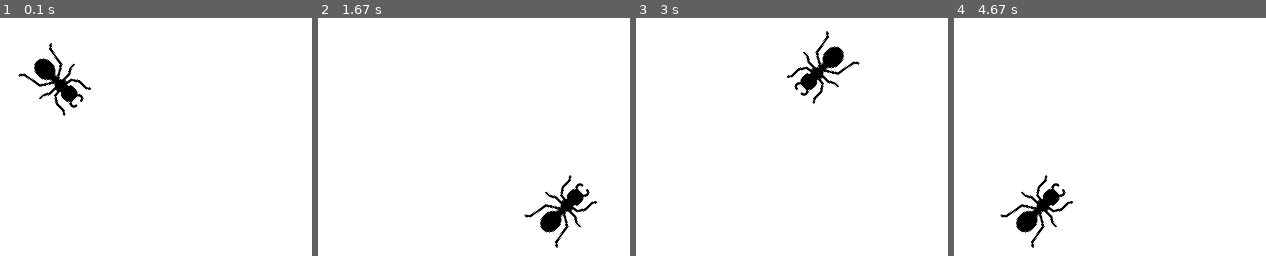
Above: before the commit, frames 1-4 (left to right).
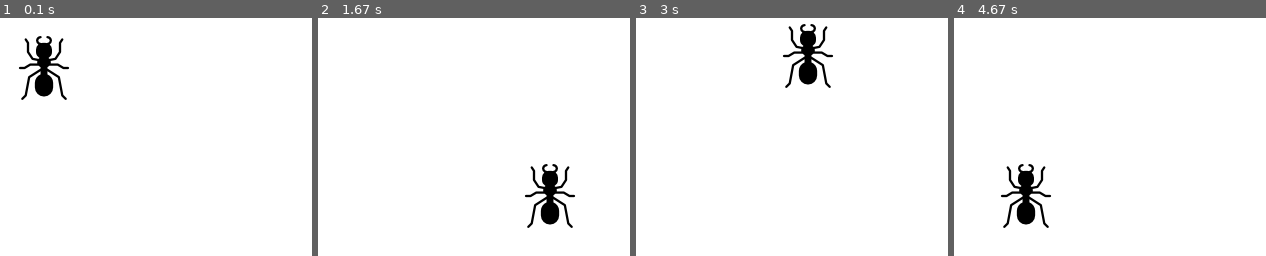
Above: after the commit, the same moments.

Repository: flongford/pygame-examples
Game: pygame game, started from ant_example.py
The game is run twice, just before and just after one commit, with the same random seed, the same clock (stepped at 60 frames per second) and the same inputs.
Inputs:
- Up to frame 1 (0.1 s): no input
- Up to frame 2 (1.67 s): no input
- Up to frame 3 (3 s): no input
- Up to frame 4 (4.67 s): no input

The runs differ from the first frame. In frame 1, 2.5% of the frame differs, in the area x 5-30%, y 7-42%; in frame 2, 2.7%, in the area x 66-90%, y 61-97%; in frame 3, 2.7%; in frame 4, 2.7%.

Commit message:
CLN: tidying up code

Diff:
--- a/ant_example.py
+++ b/ant_example.py
@@ -1,6 +1,6 @@
 import pygame
 from pygame.transform import rotate
-from pygame.sprite import Sprite
+from pygame.sprite import Sprite, Group
 from pygame.math import Vector2
 
 SIZE = (320, 240)
@@ -11,11 +11,11 @@
 
     def __init__(self, size=(25, 25), speed=(2, 2)):
         # Call the parent class (Sprite) constructor
-        pygame.sprite.Sprite.__init__(self)
+        super(Ant, self).__init__()
 
         # Load an image of the ant
-        self.surface = pygame.image.load("ant_worker.png")
-        self.rect = self.surface.get_rect()
+        self.image = pygame.image.load("ant_worker.png")
+        self.rect = self.image.get_rect()
         self.rect.inflate(*size)
         self.vector = Vector2(speed)
 
@@ -34,7 +34,7 @@
 
     def draw(self, surface):
         angle = self.vector.angle_to(Vector2(0, -1))
-        surface.blit(rotate(self.surface, angle), self.rect)
+        surface.blit(rotate(self.image, angle), self.rect)
 
 
 if __name__ == '__main__':
@@ -45,6 +45,8 @@
 
     ant = Ant()
 
+    colony = Group(ant)
+
     running = True
 
     while running:
@@ -53,8 +55,8 @@
             if event.type == pygame.QUIT:
                 running = False
 
-        ant.update()
+        colony.update()
 
         screen.fill(WHITE)
-        ant.draw(screen)
+        colony.draw(screen)
         pygame.display.flip()
--- a/ball_example.py
+++ b/ball_example.py
@@ -2,19 +2,21 @@
 
 
 # NOTE: this appears in many code examples but actually just
-#  performs a load of module imports so is optional
-# pygame.init()
+#  performs a load of module imports so is optional in many
+#  situations
+pygame.init()
 
-size = width, height = 320, 240
-speed = [2, 2]
-black = (0, 0, 0)
+SIZE = width, height = (320, 240)
+BLACK = (0, 0, 0)
 
 
 if __name__ == '__main__':
 
     # Creates a graphical window, based on system hardware
     # settings
-    screen = pygame.display.set_mode(size)
+    screen = pygame.display.set_mode(SIZE)
+
+    speed = [2, 2]
 
     ball = pygame.image.load("intro_ball.gif")
 
@@ -28,6 +30,8 @@
             if event.type == pygame.QUIT:
                 running = False
 
+        ball_rect = ball.get_rect()
+
         ball_rect = ball_rect.move(speed)
 
         if ball_rect.left < 0 or ball_rect.right > width:
@@ -36,6 +40,6 @@
         if ball_rect.top < 0 or ball_rect.bottom > height:
             speed[1] = -speed[1]
 
-        screen.fill(black)
+        screen.fill(BLACK)
         screen.blit(ball, ball_rect)
         pygame.display.flip()
--- a/pygame_gui_example.py
+++ b/pygame_gui_example.py
@@ -1,9 +1,12 @@
 import pygame
 from pygame.transform import rotate
-from pygame.sprite import Sprite
+from pygame.sprite import Sprite, Group
 from pygame.math import Vector2
 import pygame_gui
 from pygame_gui.elements import UIButton
+
+# Here we need to call init to load font text for the buttons
+pygame.init()
 
 SCREEN_SIZE = (300, 400)
 MAP_SIZE = (300, 320)
@@ -16,11 +19,11 @@
 
     def __init__(self, size=(25, 25), speed=(2, 2)):
         # Call the parent class (Sprite) constructor
-        pygame.sprite.Sprite.__init__(self)
+        super(Ant, self).__init__()
 
         # Load an image of the ant
-        self.surface = pygame.image.load("ant_worker.png")
-        self.rect = self.surface.get_rect()
+        self.image = pygame.image.load("ant_worker.png")
+        self.rect = self.image.get_rect()
         self.rect.inflate(*size)
         self.vector = Vector2(speed)
 
@@ -48,13 +51,10 @@
 
     def draw(self, surface):
         angle = self.vector.angle_to(Vector2(0, -1))
-        surface.blit(rotate(self.surface, angle), self.rect)
+        surface.blit(rotate(self.image, angle), self.rect)
 
 
 if __name__ == '__main__':
-
-    # Here we need to call init to load font text for the buttons
-    pygame.init()
 
     # Creates a graphical window, based on system hardware
     # settings
@@ -82,6 +82,8 @@
 
     ant = Ant()
 
+    colony = Group(ant)
+
     clock = pygame.time.Clock()
     running = True
 
@@ -106,9 +108,9 @@
 
         manager.update(time_delta)
 
-        ant.update()
+        colony.update()
 
         screen.fill(WHITE)
-        ant.draw(screen)
+        colony.draw(screen)
         manager.draw_ui(screen)
         pygame.display.update()
